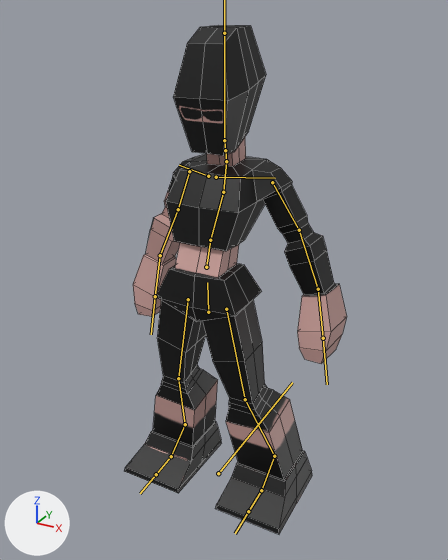
Renders of the FBX model Assets/Models/Player.fbx from each side of a commit.
One viewpoint serves both versions: a 50 mm lens placed at (0.904, -1.603, 1.597), pointed at (-0.032, 0.099, 0.746). Arrows for +X, +Y and +Z are at lower left; the lights stay in place. The bones that bend it are drawn over the model as lines. Mesh edges are drawn as thin lines.

The first picture shows 'Player'.
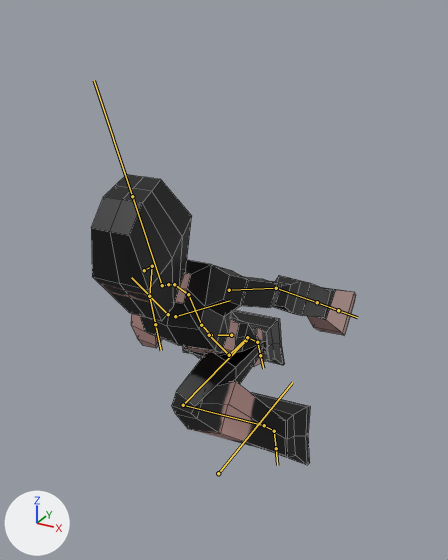
The newer file adds an action. The first version stands in its rest pose; the second is drawn at frame 1 of the action 'Player.Rig|Dash'.

What the commit changed:
Bone 'DEF-spine' (bone_def_spine) moves from (0.0, 0.0, 0.0) to (0.0, -0.169, -0.145).
Bone 'DEF-spine' (bone_def_spine) turns from (0, 0, 0) to (61, 3, 5) degrees about its own x, y and z.
Bone 'DEF-spine.001' (bone_def_spine_001) turns from (0, 0, 0) to (0, 0, -1) degrees about its own x, y and z.
Bone 'DEF-spine.002' (bone_def_spine_002) turns from (0, 0, 0) to (0, -4, -2) degrees about its own x, y and z.
Bone 'DEF-spine.003' (bone_def_spine_003) turns from (0, 0, 0) to (0, -1, 0) degrees about its own x, y and z.
Bone 'DEF-head' (bone_def_head) turns from (0, 0, 0) to (-40, 0, 0) degrees about its own x, y and z.
Bone 'DEF-upper_arm.R' (bone_def_upper_arm_r) turns from (0, 0, 0) to (5, 0, -1) degrees about its own x, y and z.
Bone 'DEF-forearm.R' (bone_def_forearm_r) turns from (0, 0, 0) to (22, 13, -5) degrees about its own x, y and z.
Bone 'DEF-hand.R' (bone_def_hand_r) turns from (0, 0, 0) to (5, 1, -1) degrees about its own x, y and z.
Bone 'DEF-thigh.L' (bone_def_thigh_l) turns from (0, 0, 0) to (-135, 18, 8) degrees about its own x, y and z.
Bone 'DEF-thigh.L' (bone_def_thigh_l) is rescaled from (1.0, 1.0, 1.0) to (1.01, 0.97, 1.01).
Bone 'DEF-shin.L' (bone_def_shin_l) turns from (0, 0, 0) to (101, 41, -18) degrees about its own x, y and z.
Bone 'DEF-shin.L' (bone_def_shin_l) is rescaled from (1.0, 1.0, 1.0) to (1.01, 0.96, 1.03).
Bone 'DEF-foot.L' (bone_def_foot_l) turns from (0, 0, 0) to (70, -22, 16) degrees about its own x, y and z.
Bone 'DEF-foot.L' (bone_def_foot_l) is rescaled from (1.0, 1.0, 1.0) to (1.0, 1.02, 0.98).
Bone 'DEF-thigh.R' (bone_def_thigh_r) turns from (0, 0, 0) to (-15, 0, 1) degrees about its own x, y and z.
Bone 'DEF-shin.R' (bone_def_shin_r) turns from (0, 0, 0) to (7, 0, 0) degrees about its own x, y and z.
Bone 'DEF-foot.R' (bone_def_foot_r) turns from (0, 0, 0) to (55, 4, 6) degrees about its own x, y and z.

Location of each change, (x1, y1, x2, y2) in pixels of the pictures (448 x 560 px):
'Player', posed (19% wider, 43% shorter): before (124, 25, 347, 534); after (91, 174, 356, 465)
bone 'DEF-spine', root to tip: before (208, 312) to (207, 282); after (231, 335) to (218, 335)
bone 'DEF-spine.001', root to tip: before (206, 267) to (210, 240); after (211, 335) to (201, 325)
bone 'DEF-spine.002', root to tip: before (210, 240) to (223, 192); after (201, 325) to (188, 294)
bone 'DEF-spine.003', root to tip: before (223, 192) to (226, 161); after (188, 294) to (174, 284)
bone 'DEF-head', root to tip: before (224, 140) to (224, 33); after (162, 285) to (132, 196)
bone 'DEF-upper_arm.R', root to tip: before (189, 171) to (178, 209); after (144, 270) to (152, 266)
bone 'DEF-forearm.R', root to tip: before (178, 209) to (160, 255); after (152, 266) to (149, 296)
bone 'DEF-hand.R', root to tip: before (160, 255) to (155, 296); after (149, 296) to (155, 324)
bone 'DEF-thigh.L', root to tip: before (226, 309) to (245, 399); after (246, 340) to (183, 405)
bone 'DEF-shin.L', root to tip: before (245, 399) to (274, 456); after (183, 405) to (264, 425)
bone 'DEF-foot.L', root to tip: before (274, 456) to (261, 490); after (264, 425) to (274, 431)
bone 'DEF-thigh.R', root to tip: before (188, 299) to (178, 378); after (209, 335) to (229, 355)
bone 'DEF-shin.R', root to tip: before (178, 378) to (185, 424); after (229, 355) to (247, 337)
bone 'DEF-foot.R', root to tip: before (185, 424) to (171, 456); after (247, 337) to (257, 342)
